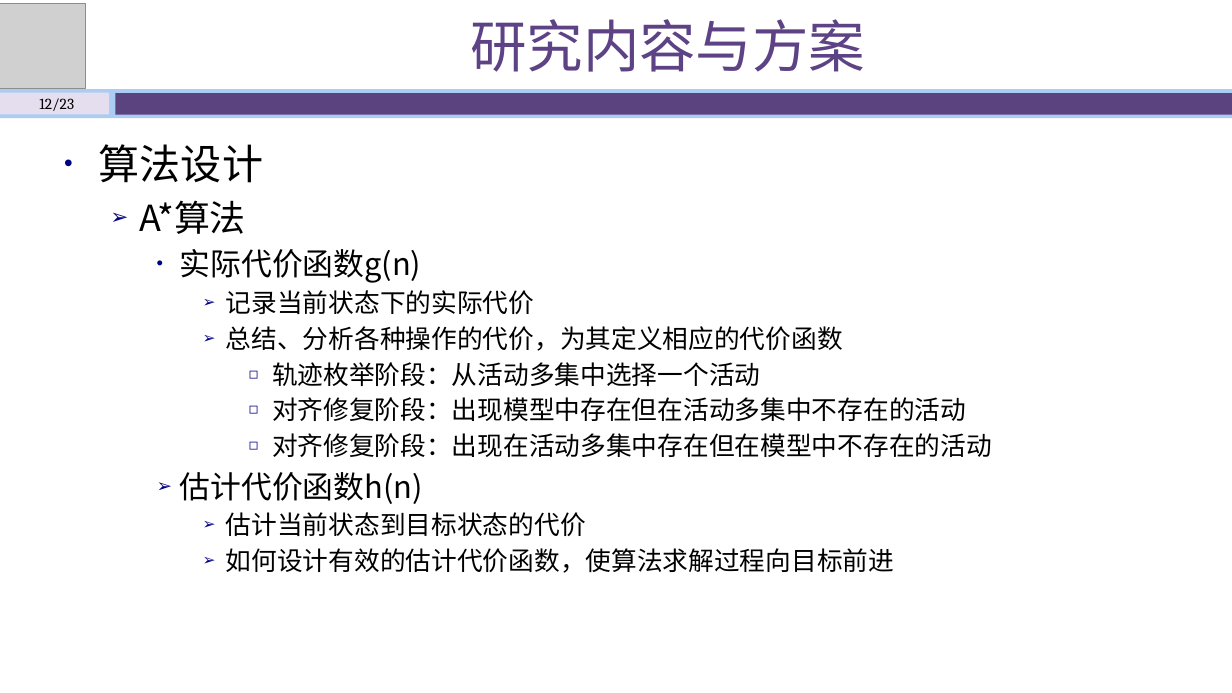
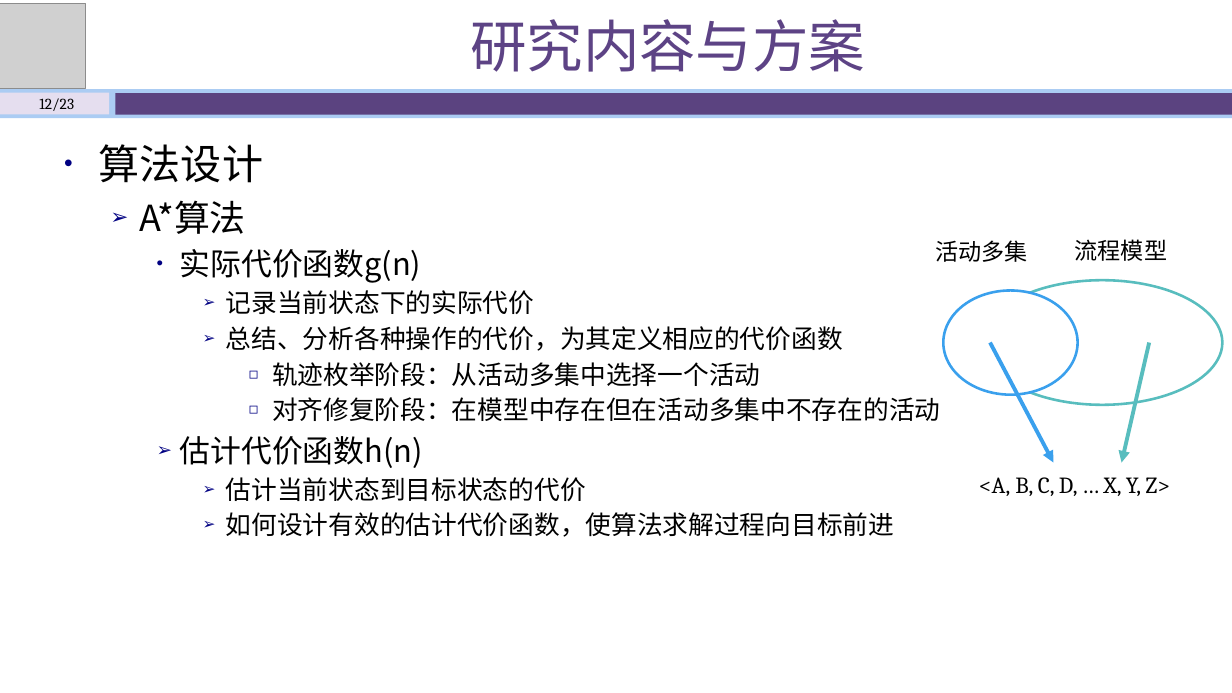
Before and after one commit to shawn47/0930, a slide deck: slide 12 of 开题答辩930_肖永博.pptx. Drawn at 1232x693 pixels with LibreOffice and Linux fonts; fonts in the diff are those of the drawing; grey boxes stand for pictures. Boxes give left, top, right and bottom in pixels: in the first picture for what was removed or moved away, otherwise in the second. Text is boxed around its words. In the diff, an @@ line names an element or a change of style, - is before the commit and + after.

```diff
--- a/开题答辩930_肖永博.pptx
+++ b/开题答辩930_肖永博.pptx
@@ text added at box(1075, 239, 1167, 261), 18 pt, text #000000 @@
+流程模型
@@ text added at box(935, 240, 1027, 262), 18 pt, text #000000 @@
+活动多集
@@ ellipse added at box(944, 290, 1078, 395), fill #FFFFFF, outline #3AA0ED 2 pt @@
@@ ellipse added at box(982, 280, 1223, 405), outline #58BDBE 2 pt @@
@@ arrow added from (990, 343) to (1054, 463), #3AA0ED 3 pt @@
@@ arrow added from (1150, 343) to (1122, 463), #58BDBE 3 pt @@
@@ text at box(272, 397, 940, 421): text changed @@
-        ◻ 对齐修复阶段：出现模型中存在但在活动多集中不存在的活动
-        ◻ 对齐修复阶段：出现在活动多集中存在但在模型中不存在的活动
+        ◻ 对齐修复阶段：在模型中存在但在活动多集中不存在的活动
@@ text added at box(979, 477, 1171, 496), 18 pt, text #000000 @@
+<A, B, C, D, … X, Y, Z>
```
Also in this commit, not shown: 10 other slides changed, 3 other files.
